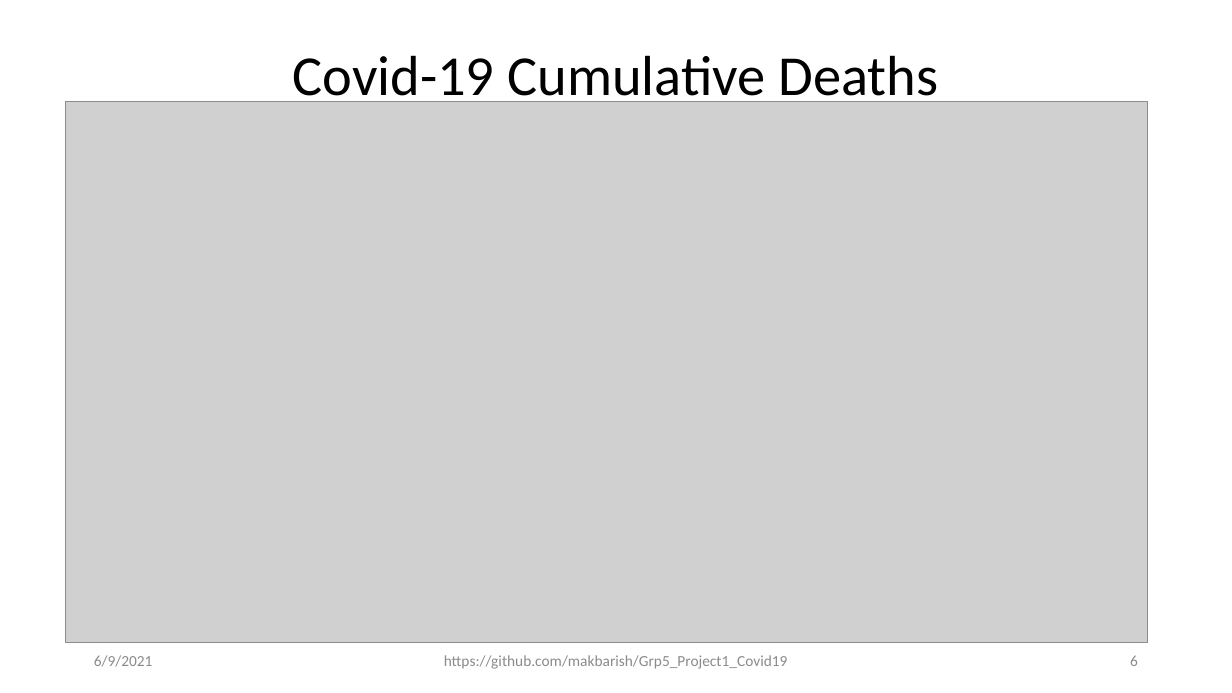
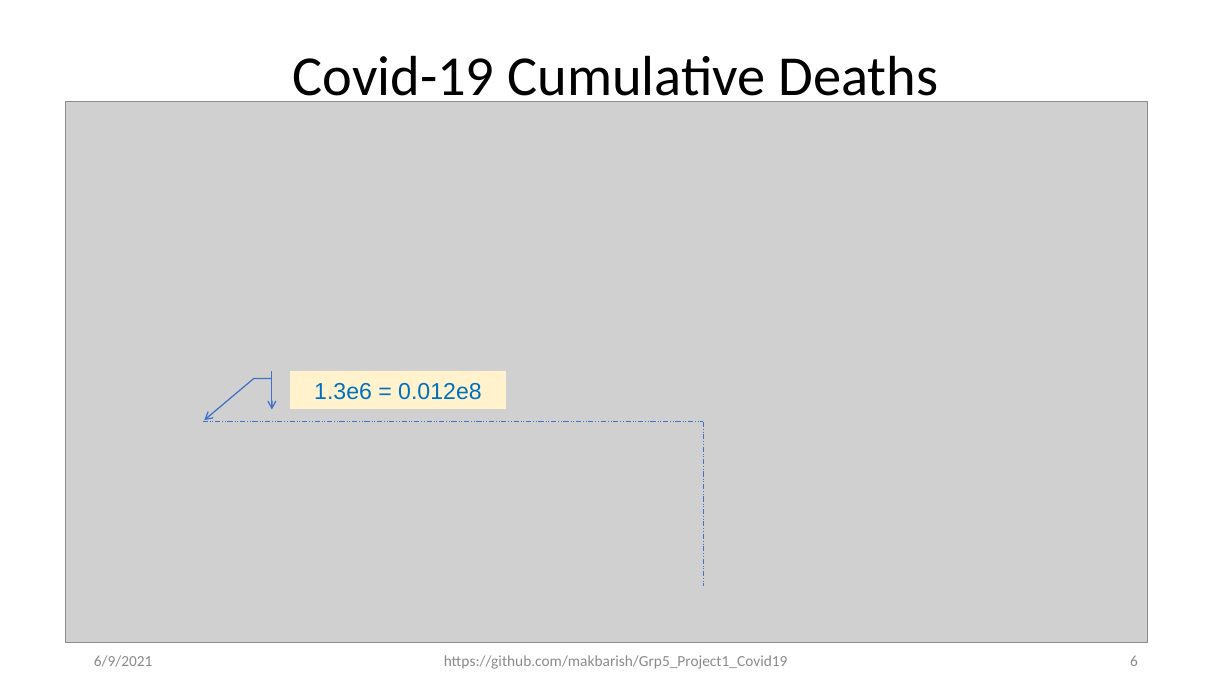
Before and after one commit to makbarish/Grp5_Project1_Covid19, a slide deck: slide 6 of Clay/Novel_Corona_Virus_2019_v2.pptx. Drawn at 1232x693 pixels with LibreOffice and Linux fonts; fonts in the diff are those of the drawing; grey boxes stand for pictures. Boxes give left, top, right and bottom in pixels: in the first picture for what was removed or moved away, otherwise in the second. Text is boxed around its words. In the diff, an @@ line names an element or a change of style, - is before the commit and + after.

```diff
--- a/Clay/Novel_Corona_Virus_2019_v2.pptx
+++ b/Clay/Novel_Corona_Virus_2019_v2.pptx
@@ accent callout added at (290, 372, 506, 409), fill #FFF2CC, outline #4472C4 1 pt, 18 pt, text #0070C0 @@
+1.3e6 = 0.012e8
@@ line added from (202, 421) to (703, 421), #4472C4 0.5 pt dashed @@
@@ line added from (703, 421) to (703, 586), #4472C4 0.5 pt dashed @@
```
Also in this commit, not shown: 1 other slide changed, 1 other file.
